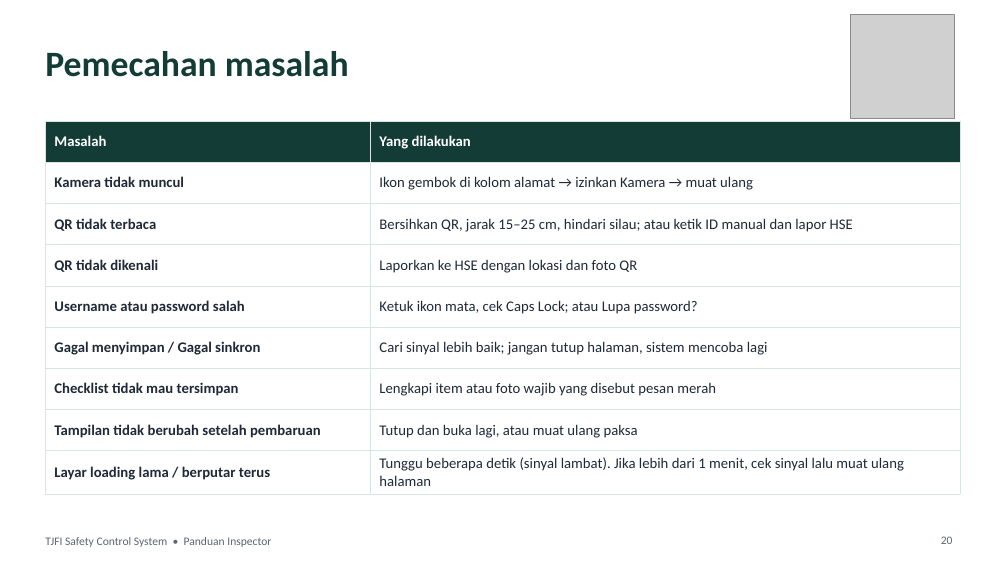
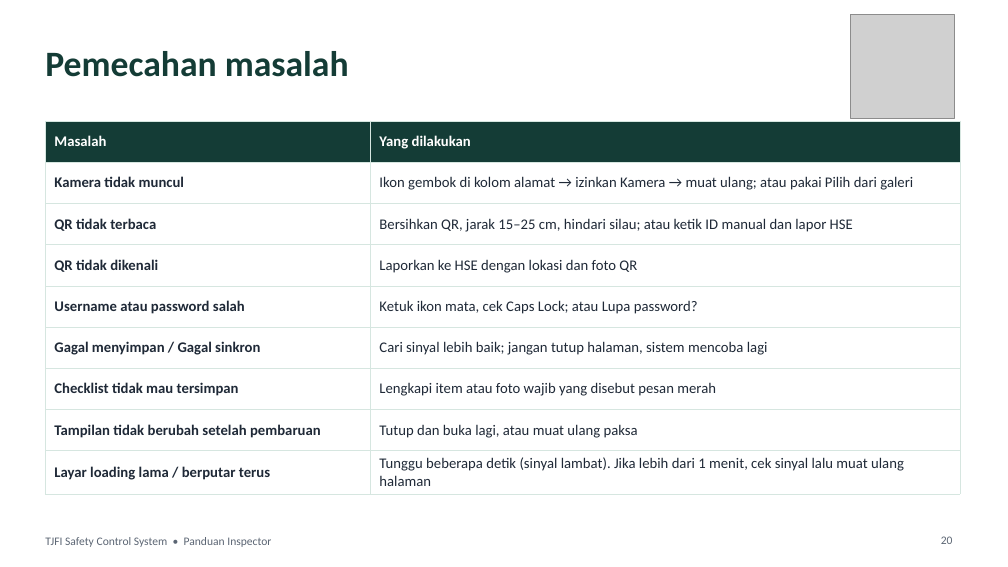
Before and after one commit to tjforge-hse/tjforge-hse.github.io, a slide deck: slide 20 of panduan-inspector.pptx. Drawn at 1008x567 pixels with LibreOffice and Linux fonts; fonts in the diff are those of the drawing; grey boxes stand for pictures. Boxes give left, top, right and bottom in pixels: in the first picture for what was removed or moved away, otherwise in the second. Text is boxed around its words. In the diff, an @@ line names an element or a change of style, - is before the commit and + after.

```diff
--- a/panduan-inspector.pptx
+++ b/panduan-inspector.pptx
@@ table at [45,121,960,490] @@
-row 2, column 2: Ikon gembok di kolom alamat → izinkan Kamera → muat ulang
+row 2, column 2: Ikon gembok di kolom alamat → izinkan Kamera → muat ulang; atau pakai Pilih dari galeri
```
Also in this commit, not shown: 4 other slides changed, 1 other file.
